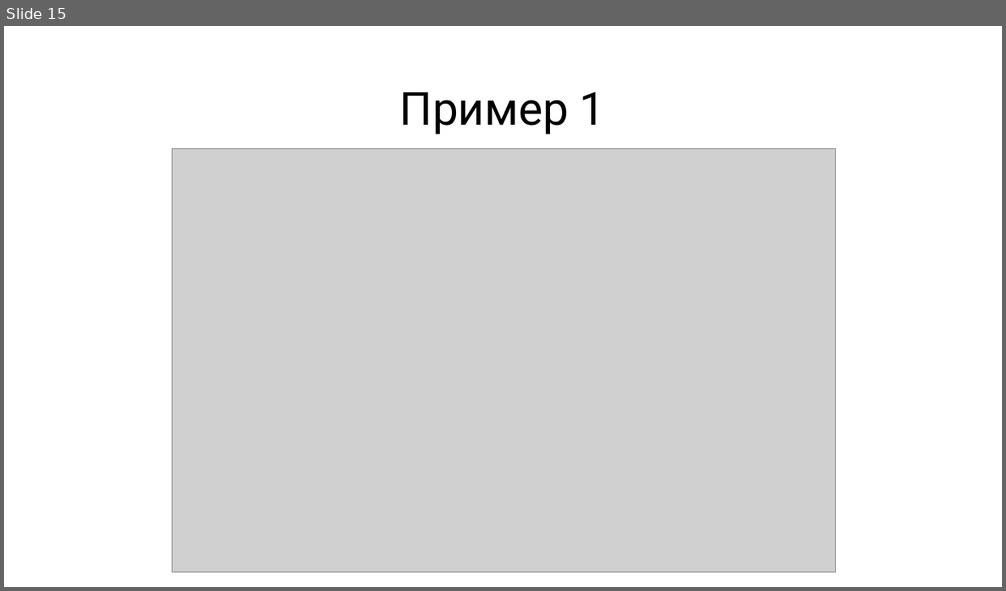
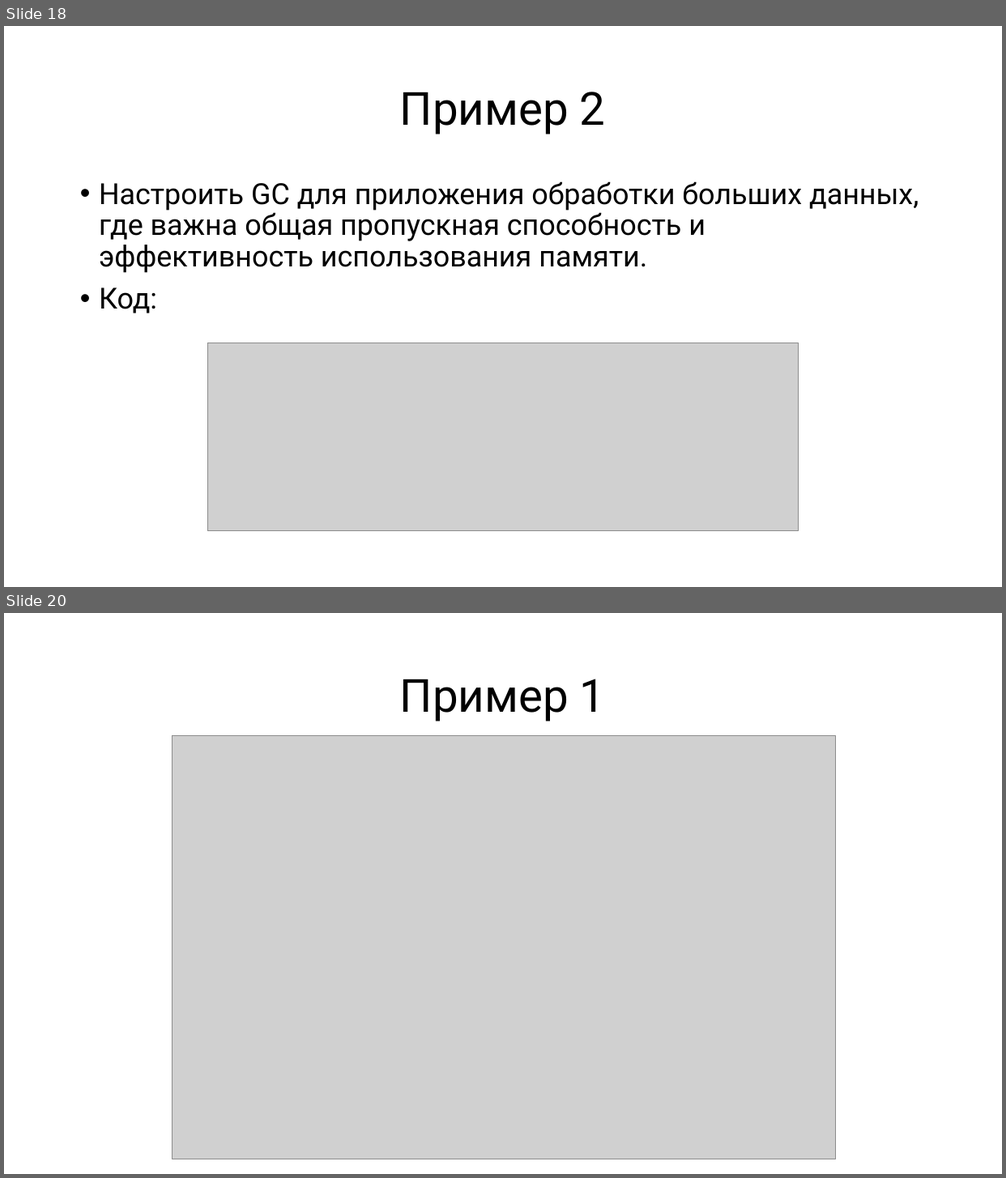
Before and after one commit to haskell-md2/java-2025-jD2kZ, a slide deck: Team16 (Куценко, Герасимов)/Garbage Collector.pptx. Shown one above the other, each under a label of ours: slide 15 before the commit, slides 18 and 20 after it; the slides between them are not shown. The pictures are 1006x591 and 1006x1178 pixels, drawn with LibreOffice and Linux fonts; fonts in the diff are those of the drawing; grey boxes stand for pictures. Boxes give left, top, right and bottom in pixels: in the first picture for what was removed or moved away, otherwise in the second. Text is boxed around its words. In the diff, an @@ line names an element or a change of style, - is before the commit and + after.

```diff
--- a/Team16 (Куценко, Герасимов)/Garbage Collector.pptx
+++ b/Team16 (Куценко, Герасимов)/Garbage Collector.pptx
@@ slide 18 added at box(4, 26, 1002, 587), background #FFFFFF @@
@@ title added at box(400, 92, 606, 135), 44 pt, text #000000 @@
+Пример 2
@@ text added at box(99, 182, 918, 314), 28 pt, text #000000 @@
+• Настроить GC для приложения обработки больших данных, где важна общая пропускная способность и эффективность использования памяти.
+• Код:
@@ picture added at box(207, 343, 799, 531) @@
@@ what was slide 15 is now slide 20 @@
```
Also in this commit, not shown: 3 slides changed, 5 other slides added, 1 slide removed, 4 other files.
